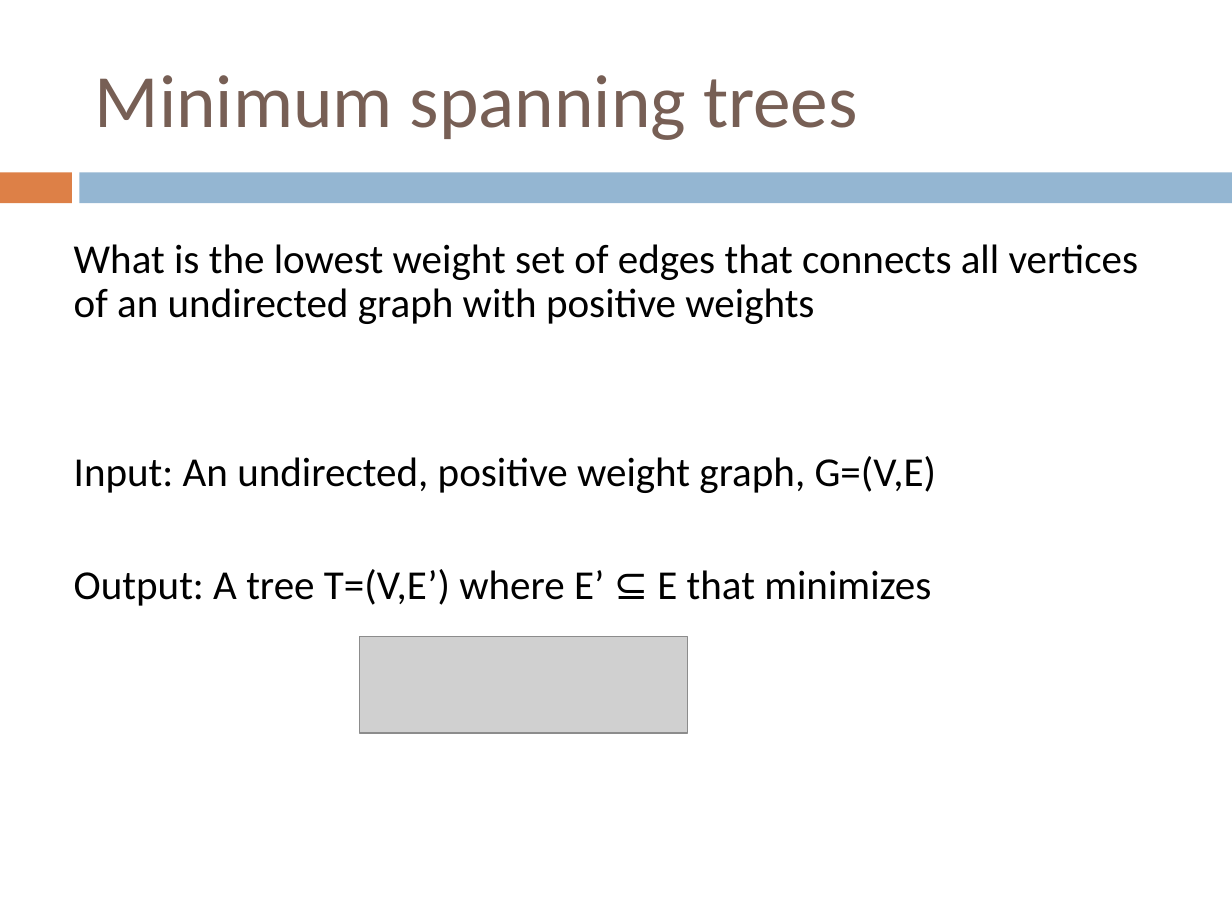
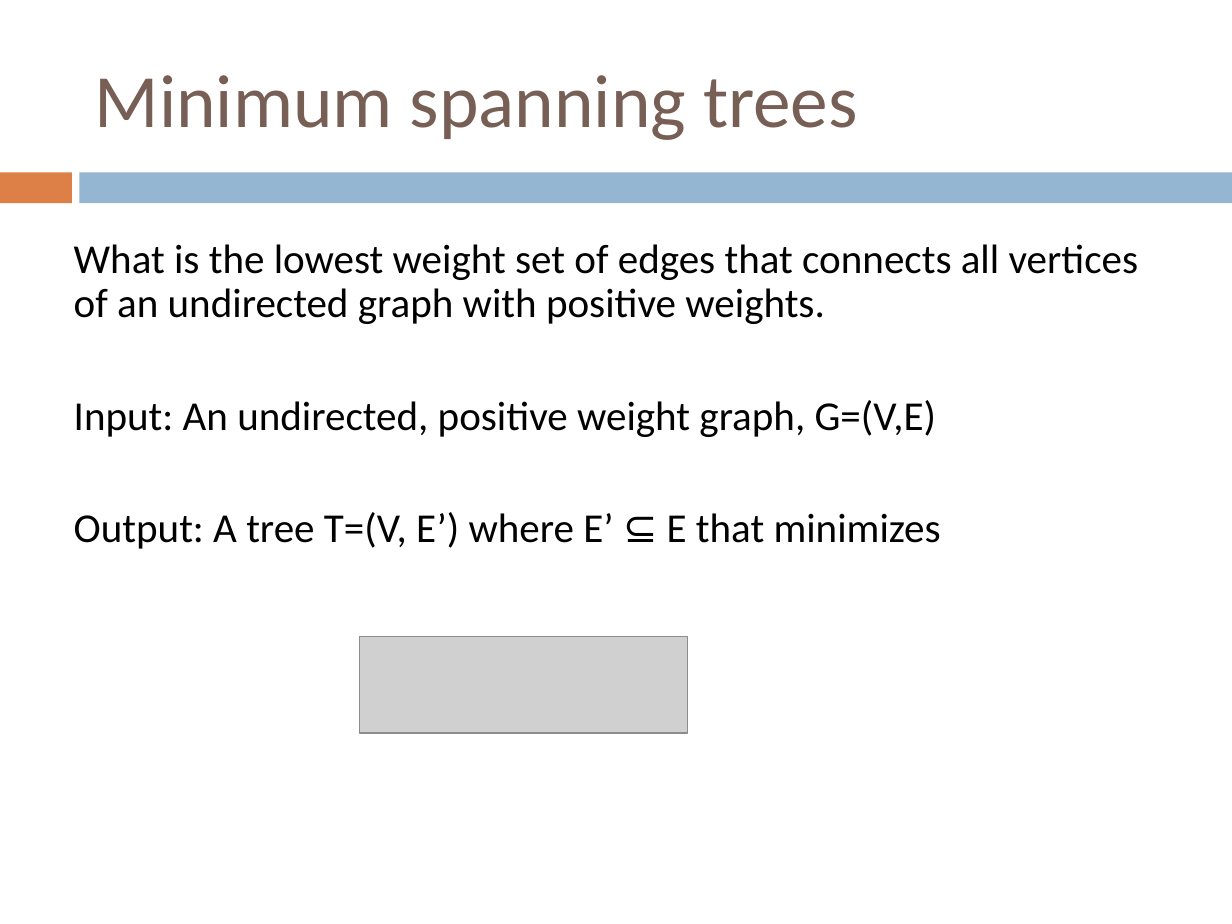
Before and after one commit to Collins-kariuk/Algorithms, a slide deck: slide 10 of Lectures/Lecture 18_More Graph Algorithms.pptx. Drawn at 1232x924 pixels with LibreOffice and Linux fonts; fonts in the diff are those of the drawing; grey boxes stand for pictures. Boxes give left, top, right and bottom in pixels: in the first picture for what was removed or moved away, otherwise in the second. Text is boxed around its words. In the diff, an @@ line names an element or a change of style, - is before the commit and + after.

```diff
--- a/Lectures/Lecture 18_More Graph Algorithms.pptx
+++ b/Lectures/Lecture 18_More Graph Algorithms.pptx
@@ text at (74,244,1139,324): text changed @@
-What is the lowest weight set of edges that connects all vertices of an undirected graph with positive weights
+What is the lowest weight set of edges that connects all vertices of an undirected graph with positive weights.
@@ text at (74,512,941,549): spaces changed @@
-Output: A tree T=(V,E’) where E’ ⊆ E that minimizes
+Output: A tree T=(V, E’) where E’ ⊆ E that minimizes
```
Also in this commit, not shown: 3 other slides changed.
